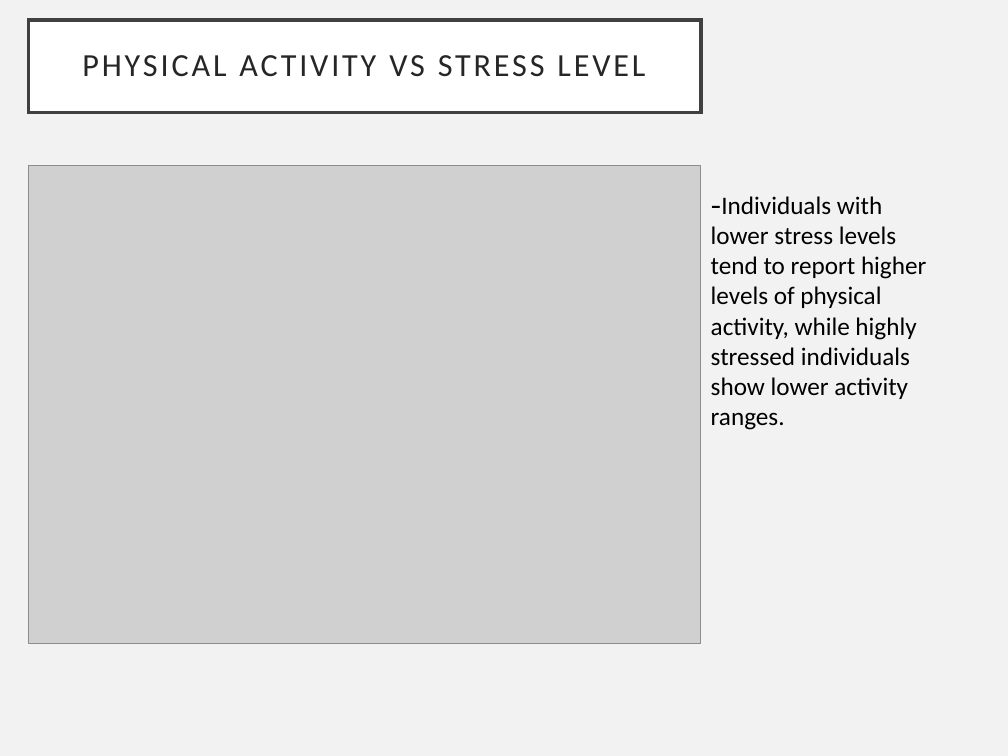
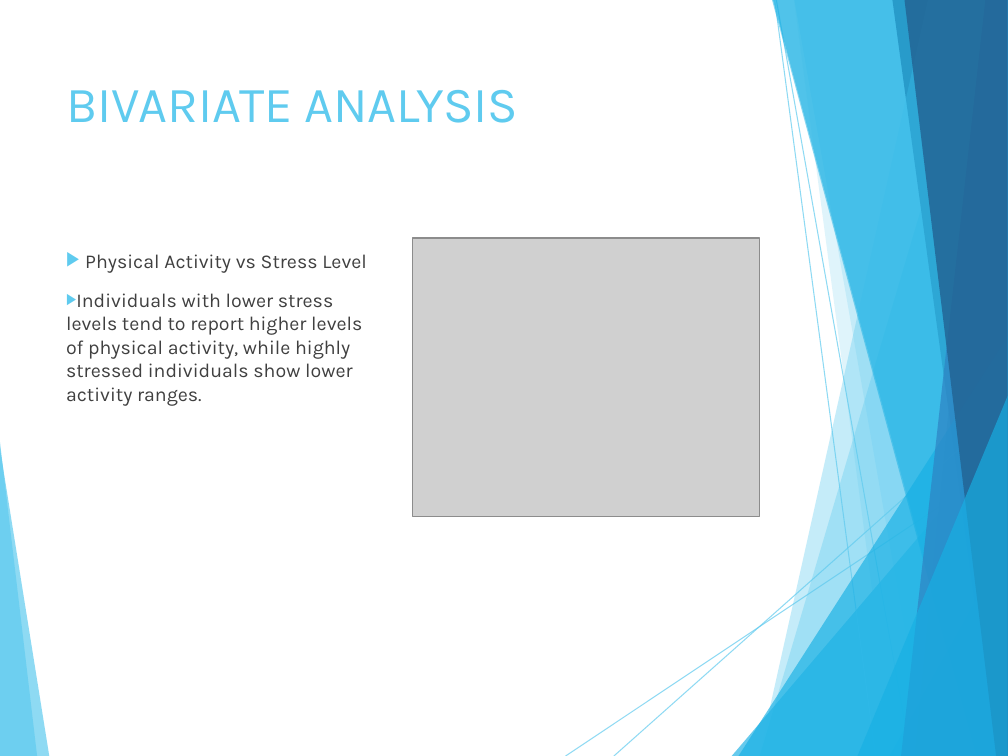
Before and after one commit to nisaakan/DSA210-Project, a slide deck: slide 8 of Nisa KAN Tech_Usage_Visual_Analysis_Presentation.pptx. Drawn at 1008x756 pixels with LibreOffice and Linux fonts; fonts in the diff are those of the drawing; grey boxes stand for pictures. Boxes give left, top, right and bottom in pixels: in the first picture for what was removed or moved away, otherwise in the second. Text is boxed around its words. In the diff, an @@ line names an element or a change of style, - is before the commit and + after.

```diff
--- a/Nisa KAN Tech_Usage_Visual_Analysis_Presentation.pptx
+++ b/Nisa KAN Tech_Usage_Visual_Analysis_Presentation.pptx
@@ background #F2F2F2 to #FFFFFF @@
@@ title removed at (28, 20, 701, 113) @@
-PHYSICAL ACTIVITY VS STRESS LEVEL
@@ title added at (66, 90, 519, 123), 36 pt, text #5FCBEF @@
+BIVARIATE ANALYSIS
@@ picture: place and size @@
-picture at (28, 165, 701, 643)
+picture at (412, 238, 760, 516)
@@ text at (66, 254, 367, 406): text changed; size 18 to 14 pt; font Calibri to Karla; text colour #000000 to #404040 @@
--Individuals with lower stress levels tend to report higher levels of physical activity, while highly stressed individuals show lower activity ranges.
+▶ Physical Activity vs Stress Level
+▶ Individuals with lower stress levels tend to report higher levels of physical activity, while highly stressed individuals show lower activity ranges.
@@ group added at (0, 0, 1008, 756): 5 freeform shapes, 3 triangles, 2 lines @@
@@ group added at (0, 0, 1008, 756): 8 freeform shapes, 2 lines @@
```
Also in this commit, not shown: 9 other slides changed, 3 slides added.
